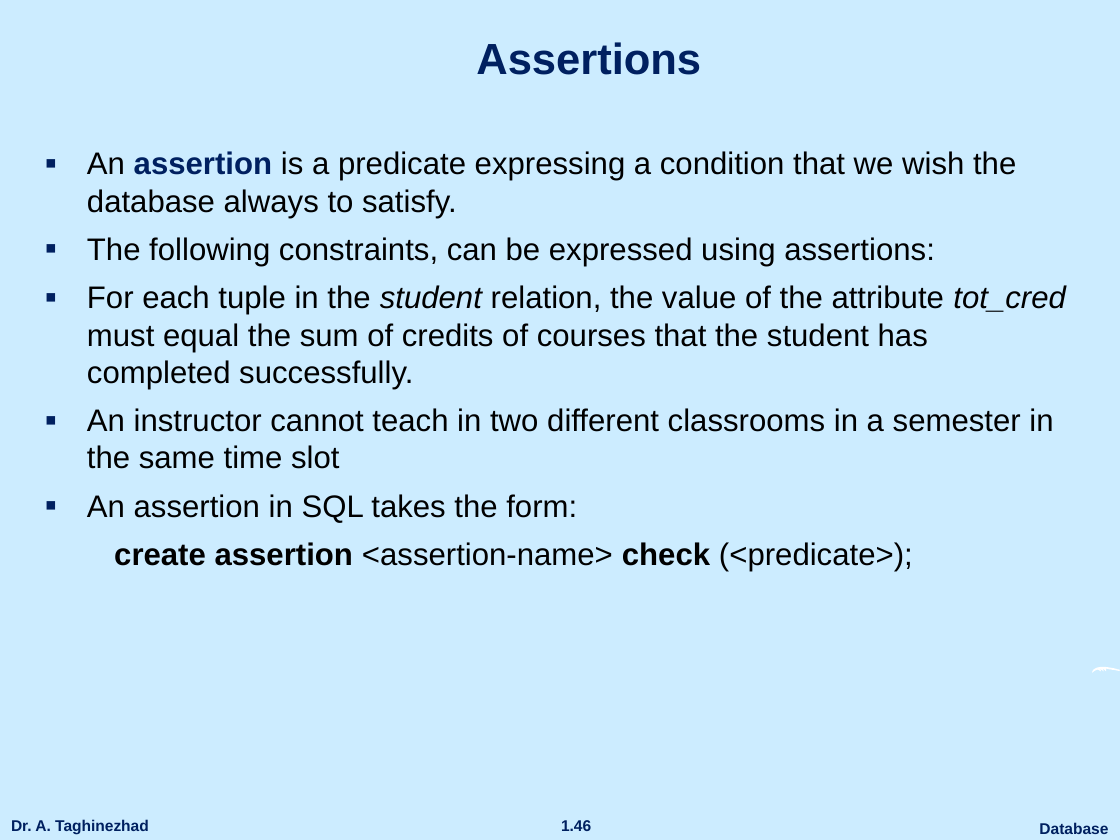
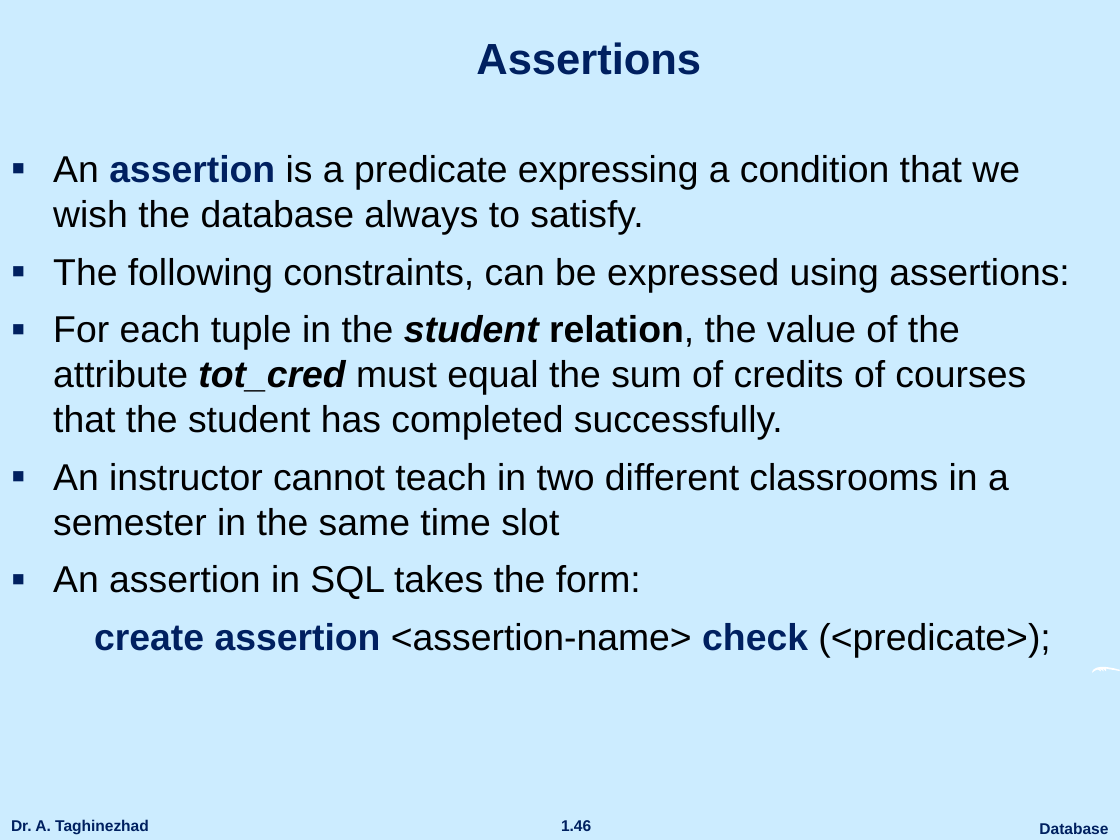
Before and after one commit to ataghinezhad/ataghinezhad.github.io, a slide deck: slide 46 of courses/downloads/temp/Database_Lec4.pptx. Drawn at 1120x840 pixels with LibreOffice and Linux fonts; fonts in the diff are those of the drawing; background and template pictures are left out. Boxes give left, top, right and bottom in pixels: in the first picture for what was removed or moved away, otherwise in the second. Text is boxed around its words. In the diff, an @@ line names an element or a change of style, - is before the commit and + after.

Commit message:
UPDATE DATABASE

```diff
--- a/courses/downloads/temp/Database_Lec4.pptx
+++ b/courses/downloads/temp/Database_Lec4.pptx
@@ text "An assertion is a predicate ...": place and size @@
-text "An assertion is a predicate ..." at box(87, 151, 1065, 571)
+text "An assertion is a predicate ..." at box(53, 155, 1069, 658)
@@ text "An assertion is a predicate ..." at box(53, 155, 1069, 658): size 20 to 24 pt; bold on in "student relation, tot_cred"; text colour #000000 to #002060 in "create assertion check"; more space between paragraphs @@
```
Also in this commit, not shown: 17 other slides changed, 2 slides added.
